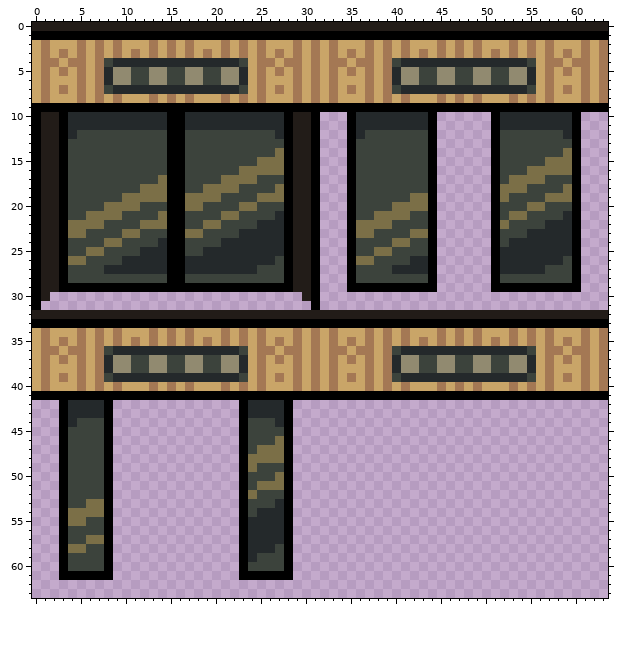
File history of a pixel-art sprite, AnodyneSharp/AnodyneSharp.Shared/Content/textures/sprites/gadgets/elevator.png. Above: the version before the commit.
The file is 64x64 pixels. Colours within 5 levels of each other are drawn and written as one.
After the commit:
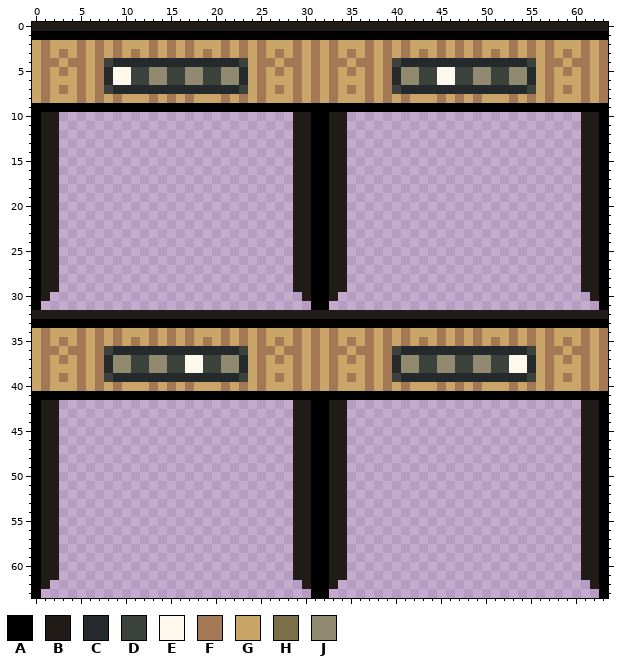
Palette (. is transparent): A #000000  B #221c18  C #24292b  D #3c433c  E #fff9ed  F #a47854  G #c9a568  H #7b6f47  J #918a70
The author wrote: Added floor indicator light to elevator
The edit:
@@ x 7..48 @@
  4 FDCCCCCCCCCCCCCCDGFFGFFGFGFFGFFGFDCCCCCCCC
- 5 FCJJDDJJDDJJDDJJCGFGFGFGFGFGFGFGFCJJDDJJDD
- 6 FCJJDDJJDDJJDDJJCGFGGGFGFGFGGGFGFCJJDDJJDD
+ 5 FCEEDDJJDDJJDDJJCGFGFGFGFGFGFGFGFCJJDDEEDD
+ 6 FCEEDDJJDDJJDDJJCGFGGGFGFGFGGGFGFCJJDDEEDD
  7 FDCCCCCCCCCCCCCCDGFGFGFGFGFGFGFGFDCCCCCCCC
@@ x 0..63 @@
  9 AAAAAAAAAAAAAAAAAAAAAAAAAAAAAAAAAAAAAAAAAAAAAAAAAAAAAAAAAAAAAAAA
-10 ABBACCCCCCCCCCCAACCCCCCCCCCCABBA...ACCCCCCCCA......ACCCCCCCCA...
-11 ABBACCCCCCCCCCCAACCCCCCCCCCCABBA...ACCCCCCCCA......ACCCCCCCCA...
-12 ABBACDDDDDDDDDDAADDDDDDDDDDCABBA...ACDDDDDDDA......ADDDDDDDCA...
-13 ABBADDDDDDDDDDDAADDDDDDDDDDDABBA...ADDDDDDDDA......ADDDDDDDDA...
-14 ABBADDDDDDDDDDDAADDDDDDDDDDHABBA...ADDDDDDDDA......ADDDDDDDHA...
-15 ABBADDDDDDDDDDDAADDDDDDDDHHHABBA...ADDDDDDDDA......ADDDDDHHHA...
-16 ABBADDDDDDDDDDDAADDDDDDHHHHHABBA...ADDDDDDDDA......ADDDHHHHHA...
-17 ABBADDDDDDDDDDHAADDDDHHHHDDDABBA...ADDDDDDDDA......ADHHHHDDDA...
-18 ABBADDDDDDDDHHHAADDHHHHDDDDHABBA...ADDDDDDDDA......AHHHDDDDHA...
-19 ABBADDDDDDHHHHHAAHHHHDDDDHHHABBA...ADDDDDDHHA......AHDDDDHHHA...
-20 ABBADDDDHHHHDDDAAHHDDDDHHDDDABBA...ADDDDHHHHA......ADDDHHDDDA...
-21 ABBADDHHHHDDDDHAADDDDHHDDDDCABBA...ADDHHHHDDA......ADHHDDDDCA...
-22 ABBAHHHHDDDDHHHAADDHHDDDDCCCABBA...AHHHHDDDDA......AHDDDDCCCA...
-23 ABBAHHDDDDHHDDDAAHHDDDDCCCCCABBA...AHHDDDDHHA......ADDDCCCCCA...
-24 ABBADDDDHHDDDDCAADDDDCCCCCCCABBA...ADDDDHHDDA......ADCCCCCCCA...
-25 ABBADDHHDDDDCCCAADDCCCCCCCCCABBA...ADDHHDDDDA......ACCCCCCCCA...
-26 ABBAHHDDDDCCCCCAACCCCCCCCCCDABBA...AHHDDDDCCA......ACCCCCCCDA...
-27 ABBADDDDCCCCCCCAACCCCCCCCDDDABBA...ADDDDCCCCA......ACCCCCDDDA...
-28 ABBADDDDDDDDDDDAADDDDDDDDDDDABBA...ADDDDDDDDA......ADDDDDDDDA...
-29 ABBAAAAAAAAAAAAAAAAAAAAAAAAAABBA...AAAAAAAAAA......AAAAAAAAAA...
-30 AB............................BA................................
-31 A..............................A................................
+10 ABB..........................BBAABB..........................BBA
+11 ABB..........................BBAABB..........................BBA
+12 ABB..........................BBAABB..........................BBA
+13 ABB..........................BBAABB..........................BBA
+14 ABB..........................BBAABB..........................BBA
+15 ABB..........................BBAABB..........................BBA
+16 ABB..........................BBAABB..........................BBA
+17 ABB..........................BBAABB..........................BBA
+18 ABB..........................BBAABB..........................BBA
+19 ABB..........................BBAABB..........................BBA
+20 ABB..........................BBAABB..........................BBA
+21 ABB..........................BBAABB..........................BBA
+22 ABB..........................BBAABB..........................BBA
+23 ABB..........................BBAABB..........................BBA
+24 ABB..........................BBAABB..........................BBA
+25 ABB..........................BBAABB..........................BBA
+26 ABB..........................BBAABB..........................BBA
+27 ABB..........................BBAABB..........................BBA
+28 ABB..........................BBAABB..........................BBA
+29 ABB..........................BBAABB..........................BBA
+30 AB............................BAAB............................BA
+31 A..............................AA..............................A
 32 BBBBBBBBBBBBBBBBBBBBBBBBBBBBBBBBBBBBBBBBBBBBBBBBBBBBBBBBBBBBBBBB
@@ x 15..56 @@
 36 CCCCCCCCDGFFGFFGFGFFGFFGFDCCCCCCCCCCCCCCDG
-37 DDJJDDJJCGFGFGFGFGFGFGFGFCJJDDJJDDJJDDJJCG
-38 DDJJDDJJCGFGGGFGFGFGGGFGFCJJDDJJDDJJDDJJCG
+37 DDEEDDJJCGFGFGFGFGFGFGFGFCJJDDJJDDJJDDEECG
+38 DDEEDDJJCGFGGGFGFGFGGGFGFCJJDDJJDDJJDDEECG
 39 CCCCCCCCDGFGFGFGFGFGFGFGFDCCCCCCCCCCCCCCDG
@@ x 0..63 @@
 41 AAAAAAAAAAAAAAAAAAAAAAAAAAAAAAAAAAAAAAAAAAAAAAAAAAAAAAAAAAAAAAAA
-42 ...ACCCCA..............ACCCCA...................................
-43 ...ACCCCA..............ACCCCA...................................
-44 ...ACDDDA..............ADDDCA...................................
-45 ...ADDDDA..............ADDDDA...................................
-46 ...ADDDDA..............ADDDHA...................................
-47 ...ADDDDA..............ADHHHA...................................
-48 ...ADDDDA..............AHHHHA...................................
-49 ...ADDDDA..............AHDDDA...................................
-50 ...ADDDDA..............ADDDHA...................................
-51 ...ADDDDA..............ADHHHA...................................
-52 ...ADDDDA..............AHDDDA...................................
-53 ...ADDHHA..............ADDDCA...................................
-54 ...AHHHHA..............ADCCCA...................................
-55 ...AHHDDA..............ACCCCA...................................
-56 ...ADDDDA..............ACCCCA...................................
-57 ...ADDHHA..............ACCCCA...................................
-58 ...AHHDDA..............ACCCDA...................................
-59 ...ADDDDA..............ACDDDA...................................
-60 ...ADDDDA..............ADDDDA...................................
-61 ...AAAAAA..............AAAAAA...................................
-62 ................................................................
-63 ................................................................
+42 ABB..........................BBAABB..........................BBA
+43 ABB..........................BBAABB..........................BBA
+44 ABB..........................BBAABB..........................BBA
+45 ABB..........................BBAABB..........................BBA
+46 ABB..........................BBAABB..........................BBA
+47 ABB..........................BBAABB..........................BBA
+48 ABB..........................BBAABB..........................BBA
+49 ABB..........................BBAABB..........................BBA
+50 ABB..........................BBAABB..........................BBA
+51 ABB..........................BBAABB..........................BBA
+52 ABB..........................BBAABB..........................BBA
+53 ABB..........................BBAABB..........................BBA
+54 ABB..........................BBAABB..........................BBA
+55 ABB..........................BBAABB..........................BBA
+56 ABB..........................BBAABB..........................BBA
+57 ABB..........................BBAABB..........................BBA
+58 ABB..........................BBAABB..........................BBA
+59 ABB..........................BBAABB..........................BBA
+60 ABB..........................BBAABB..........................BBA
+61 ABB..........................BBAABB..........................BBA
+62 AB............................BAAB............................BA
+63 A..............................AA..............................A
